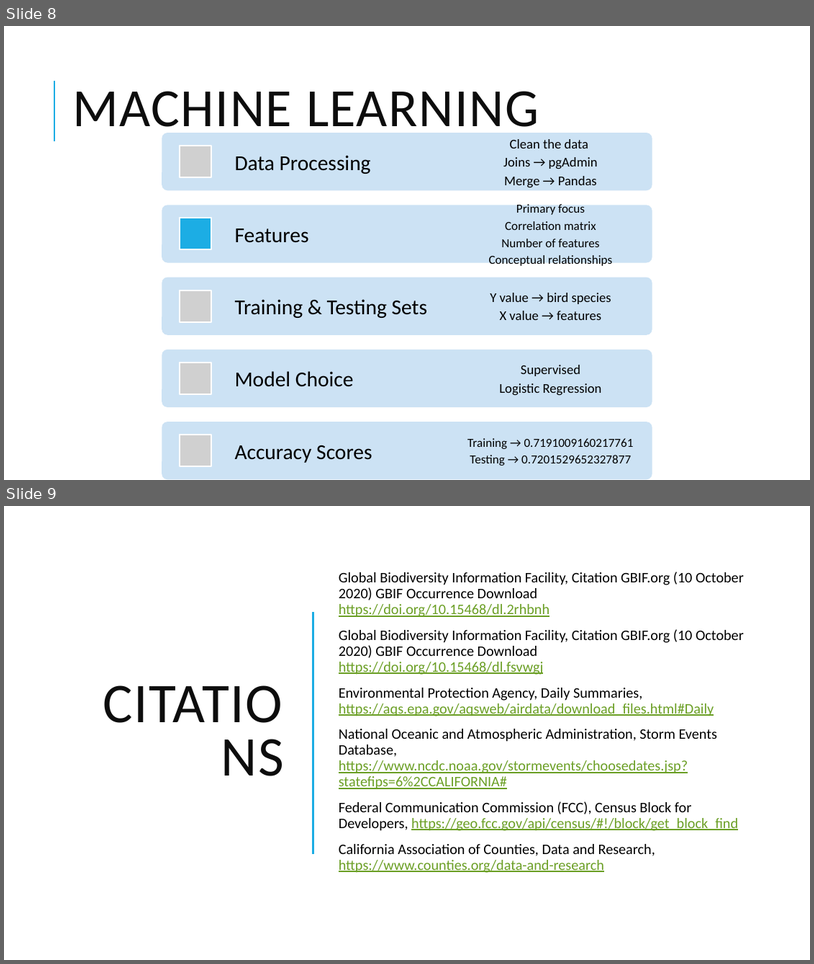
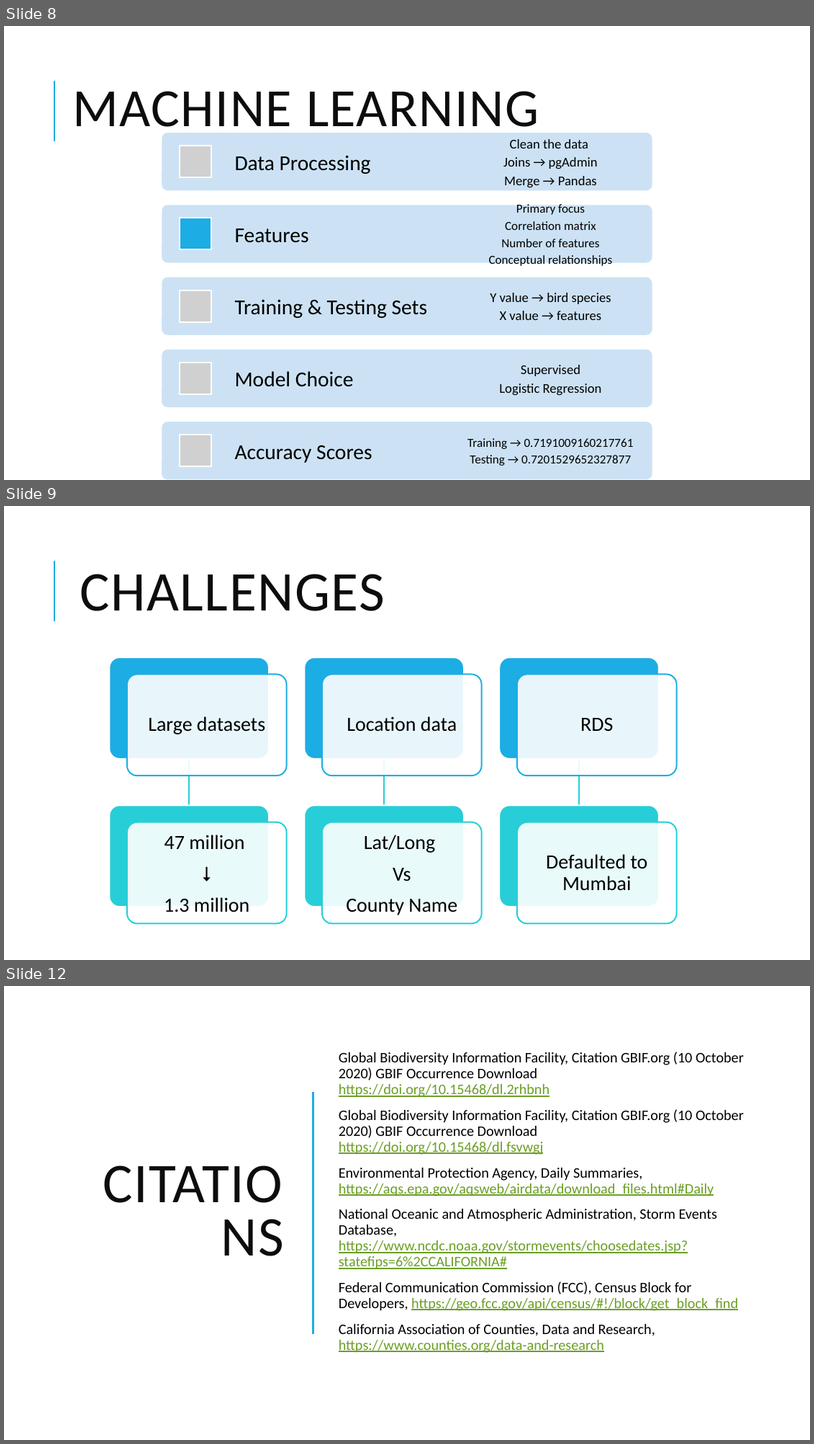
Before and after one commit to sierrah154/Final_Project-Aves, a slide deck: Presentation/Aves- Final Project.pptx. Shown one above the other, each under a label of ours: slides 8 and 9 before the commit, slides 8, 9 and 12 after it; the slides between them are not shown. The pictures are 814x964 and 814x1444 pixels, drawn with LibreOffice and Linux fonts; fonts in the diff are those of the drawing; grey boxes stand for pictures. Boxes give left, top, right and bottom in pixels: in the first picture for what was removed or moved away, otherwise in the second. Text is boxed around its words. In the diff, an @@ line names an element or a change of style, - is before the commit and + after.

```diff
--- a/Presentation/Aves- Final Project.pptx
+++ b/Presentation/Aves- Final Project.pptx
@@ slide 9 added at [4, 506, 810, 960], background #FFFFFF @@
@@ line added from (54, 621) to (54, 561), #1CADE4 1.5 pt @@
@@ title added at [80, 574, 385, 611], 50 pt, text #0D0D0D @@
+CHALLENGES
@@ group added at [110, 658, 677, 924]: 12 rounded rectangles, 6 texts, 3 freeform shapes @@
+Large datasets
+47 million
+⭣
+1.3 million
+Location data
+Lat/Long
+Vs
+County Name
+RDS
+Defaulted to Mumbai
@@ what was slide 9 is now slide 12 @@
```
Also in this commit, not shown: 3 other slides added.
